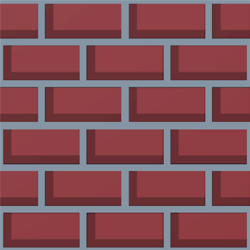
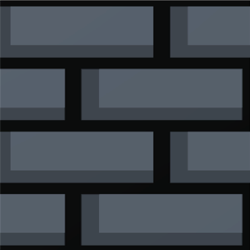
Layers edited between the first and the second 250 × 250 image:
added layer "Stone Brick" in group "Special Icons" over [0,0,250,250]
renamed "Brightness/Contrast 1" to "Brick", hid it over [0,0,250,250]
